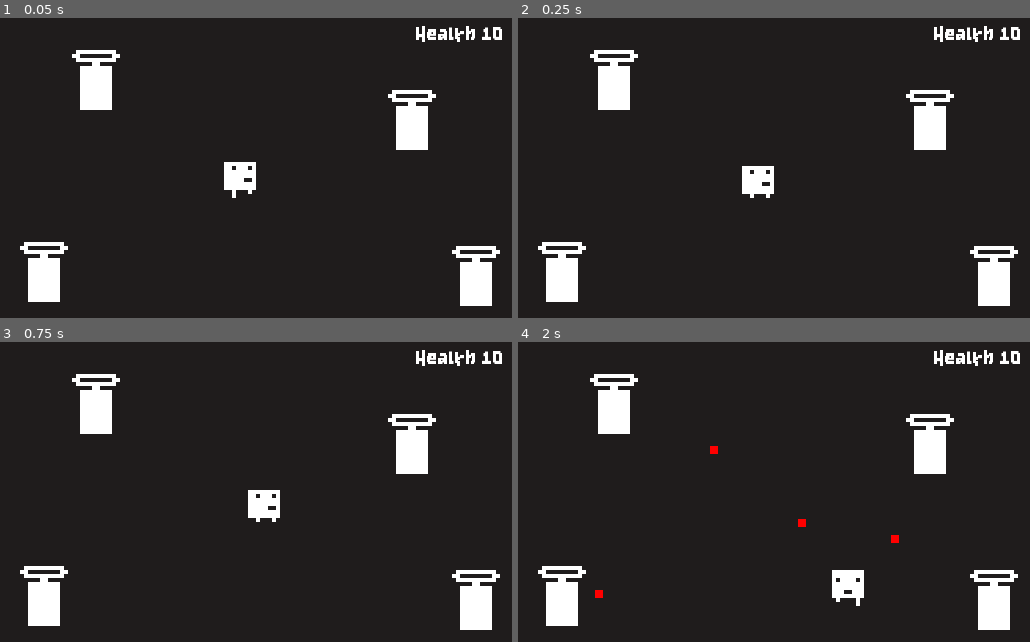
Above: before the commit, frames 1-4 (two rows, left to right).
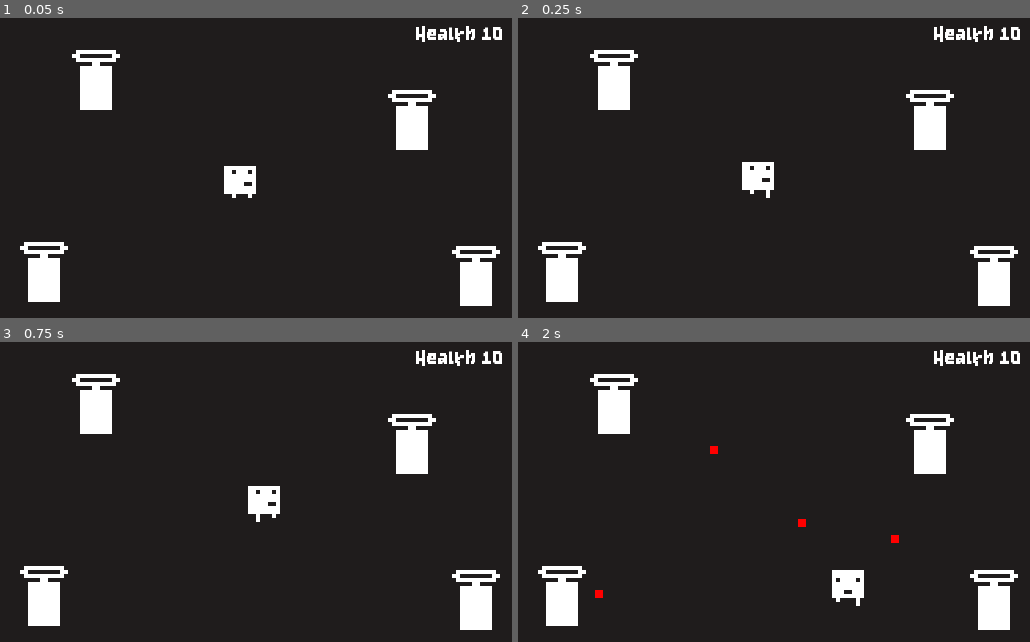
Above: after the commit, the same moments.

Repository: mikemherron/AC31009-GodotEventsExample
Game: Godot game, scene res://Game.tscn
Same seed, same stepped clock (60 frames per second), same inputs: the game is played once before the commit and once after it.
Inputs:
- Up to frame 1 (0.05 s): no input
- Up to frame 2 (0.25 s): no input
- Up to frame 3 (0.75 s): hold Right (ui_right) from 0.53 s (still down)
- Up to frame 4 (2 s): release Right (ui_right) at 1.28 s; hold Down (ui_down) from 1.28 s (still down)

The runs differ from the first frame. In frame 1, 0.2% of the frame differs, in the area x 43-50%, y 48-60%; in frame 2, 0.2%; in frame 3, 0.2%; in frame 4, nothing differs.

Commit message:
Refactor to use events

Diff:
--- /dev/null
+++ b/Game.gd
@@ -0,0 +1,15 @@
+extends Node2D
+
+onready var _game_over_sound : AudioStreamPlayer = $GameOverSound
+onready var _turrets : Node2D = $Turrets
+onready var _player : Node2D = $Player
+onready var _ui_controller : UIController = $UIController
+
+func _ready():
+	_ui_controller.set_health(_player.health)
+
+func _on_player_hit(health : int):
+	if health <= 0:
+		_turrets.queue_free()
+		_player.queue_free()
+		_game_over_sound.play()
--- a/Game.tscn
+++ b/Game.tscn
@@ -26,6 +26,7 @@
 [ext_resource path="res://Font/font-size-22.tres" type="DynamicFont" id=24]
 [ext_resource path="res://Audio/mixkit-small-hit-in-a-game-2072.wav" type="AudioStream" id=25]
 [ext_resource path="res://Audio/mixkit-player-losing-or-failing-2042.wav" type="AudioStream" id=26]
+[ext_resource path="res://Game.gd" type="Script" id=27]
 
 [sub_resource type="SpriteFrames" id=1]
 animations = [ {
@@ -59,6 +60,7 @@
 extents = Vector2( 4, 4 )
 
 [node name="Game" type="Node2D"]
+script = ExtResource( 27 )
 
 [node name="UIController" type="Control" parent="."]
 margin_right = 40.0
@@ -86,13 +88,11 @@
 [node name="Player" type="KinematicBody2D" parent="."]
 position = Vector2( 60, 41 )
 script = ExtResource( 3 )
-ui_controller_path = NodePath("../UIController")
-turrets_path = NodePath("../Turrets")
-game_over_sound_path = NodePath("../GameOverSound")
 
 [node name="AnimatedSprite" type="AnimatedSprite" parent="Player"]
 frames = SubResource( 1 )
 animation = "right"
+frame = 1
 playing = true
 
 [node name="CollisionShape2D" type="CollisionShape2D" parent="Player"]
@@ -124,3 +124,6 @@
 
 [node name="GameOverSound" type="AudioStreamPlayer" parent="."]
 stream = ExtResource( 26 )
+
+[connection signal="player_hit" from="Player" to="." method="_on_player_hit"]
+[connection signal="player_hit" from="Player" to="UIController" method="on_player_hit"]
--- a/Player.gd
+++ b/Player.gd
@@ -1,15 +1,8 @@
 extends KinematicBody2D
 
+signal player_hit
+
 class_name Player
-
-export(NodePath) var ui_controller_path
-onready var ui_controller : UIController = get_node(ui_controller_path)
-
-export(NodePath) var turrets_path
-onready var turrets : Node2D = get_node(turrets_path)
-
-export(NodePath) var game_over_sound_path
-onready var game_over_sound : AudioStreamPlayer = get_node(game_over_sound_path)
 
 var speed : int = 30
 var health : int = 10
@@ -17,8 +10,6 @@
 
 onready var animation : AnimatedSprite = $AnimatedSprite
 
-func _ready():
-	ui_controller.set_health(health)
 
 func _process(delta):
 	var last_movement : Vector2 = movement
@@ -50,12 +41,6 @@
 
 func hit() -> void:
 	health-=1
-	if health<=0:
-		ui_controller.hide_health()
-		ui_controller.game_over()
-		game_over_sound.play()
-		turrets.queue_free()
-		queue_free()
-	else:
+	emit_signal("player_hit", health)
+	if health>0:
 		$HitSound.play()
-		ui_controller.set_health(health)
--- a/UI.gd
+++ b/UI.gd
@@ -16,3 +16,10 @@
 
 func game_over() -> void:
 	_game_over.show()
+
+func on_player_hit(health : int):
+	if health > 0 :
+		set_health(health)
+	else:
+		hide_health()
+		game_over()
Not shown: 1 places in Game.tscn that only renumber resources
